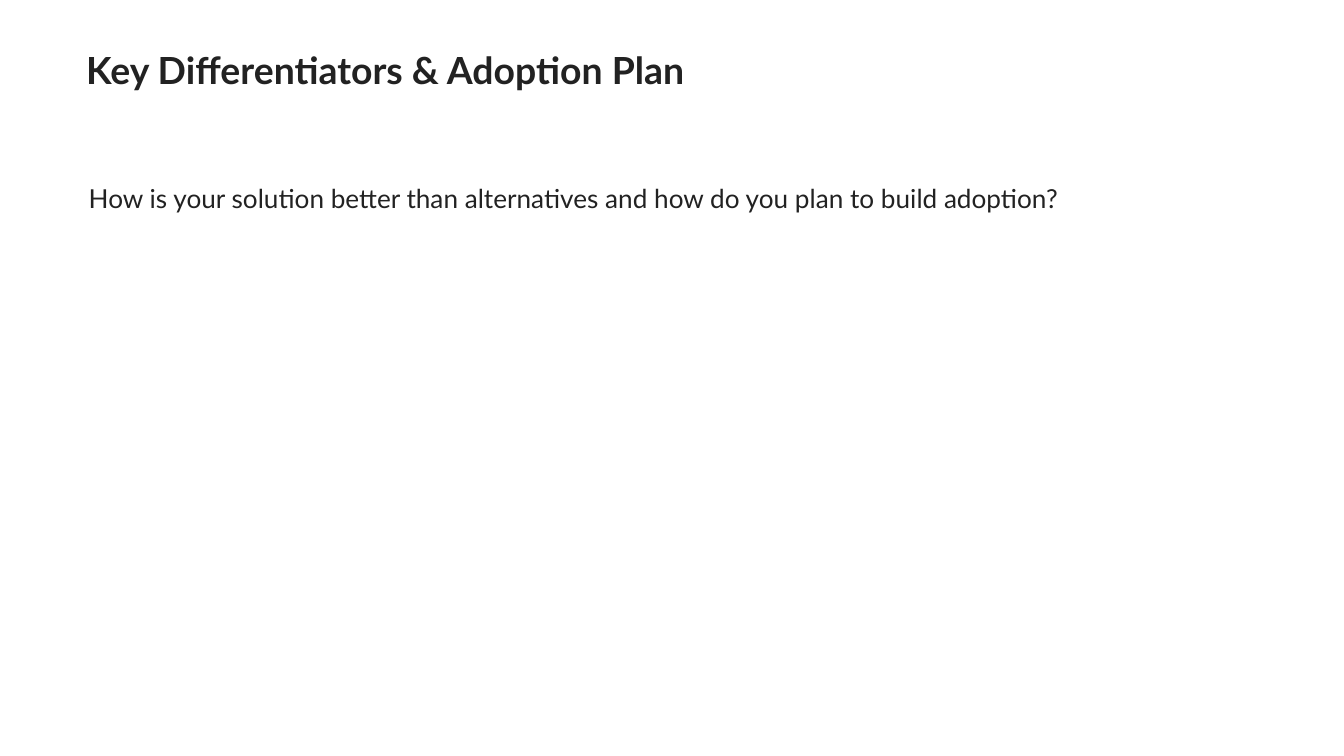
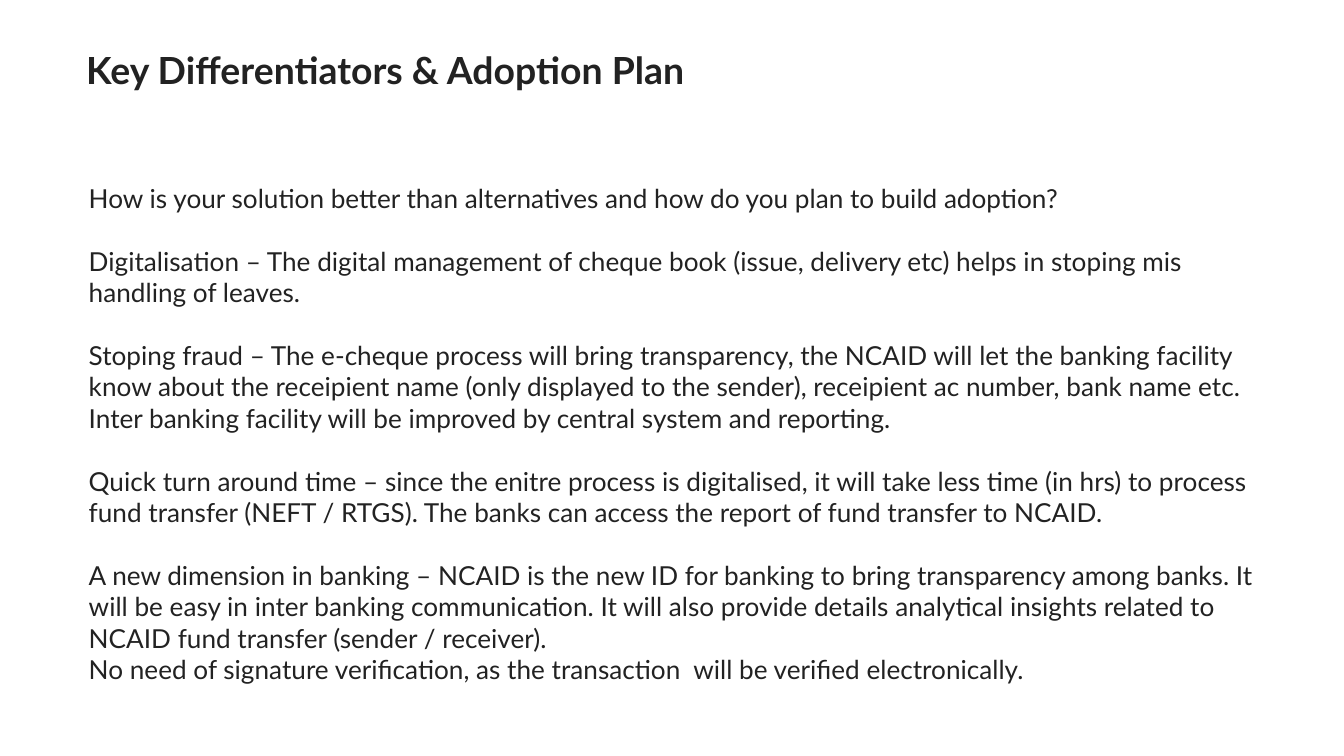
Before and after one commit to PrasantHub/BoBChequeAutomation, a slide deck: slide 13 of BOB_Sample_PPt_Template.pptx (slide 9 before the commit). Drawn at 1344x756 pixels with LibreOffice and Linux fonts; fonts in the diff are those of the drawing; background and template pictures are left out. Boxes give left, top, right and bottom in pixels: in the first picture for what was removed or moved away, otherwise in the second. Text is boxed around its words. In the diff, an @@ line names an element or a change of style, - is before the commit and + after.

```diff
--- a/BOB_Sample_PPt_Template.pptx
+++ b/BOB_Sample_PPt_Template.pptx
@@ text at [89,251,1252,684]: paragraphs added @@
+Digitalisation – The digital management of cheque book (issue, delivery etc) helps in stoping mis handling of leaves.
+Stoping fraud – The e-cheque process will bring transparency, the NCAID will let the banking facility know about the receipient name (only displayed to the sender), receipient ac number, bank name etc. Inter banking facility will be improved by central system and reporting.
+Quick turn around time – since the enitre process is digitalised, it will take less time (in hrs) to process fund transfer (NEFT / RTGS). The banks can access the report of fund transfer to NCAID.
+A new dimension in banking – NCAID is the new ID for banking to bring transparency among banks. It will be easy in inter banking communication. It will also provide details analytical insights related to NCAID fund transfer (sender / receiver).
+No need of signature verification, as the transaction will be verified electronically.
```
Also in this commit, not shown: 4 other slides changed, 4 slides added.
